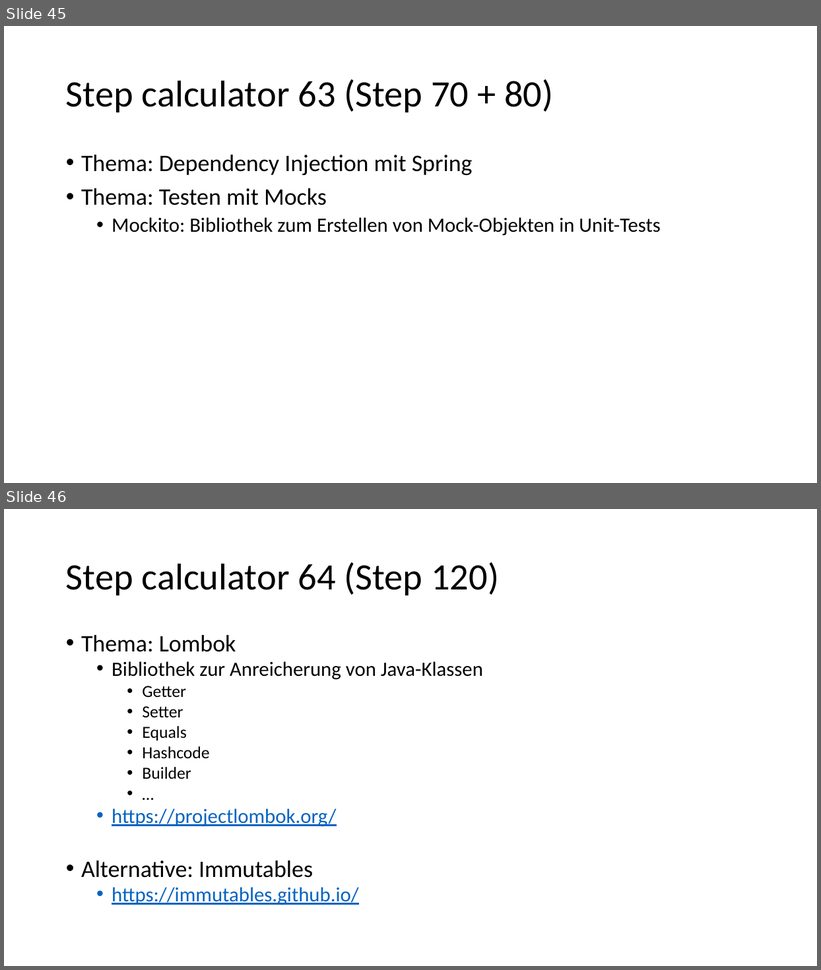
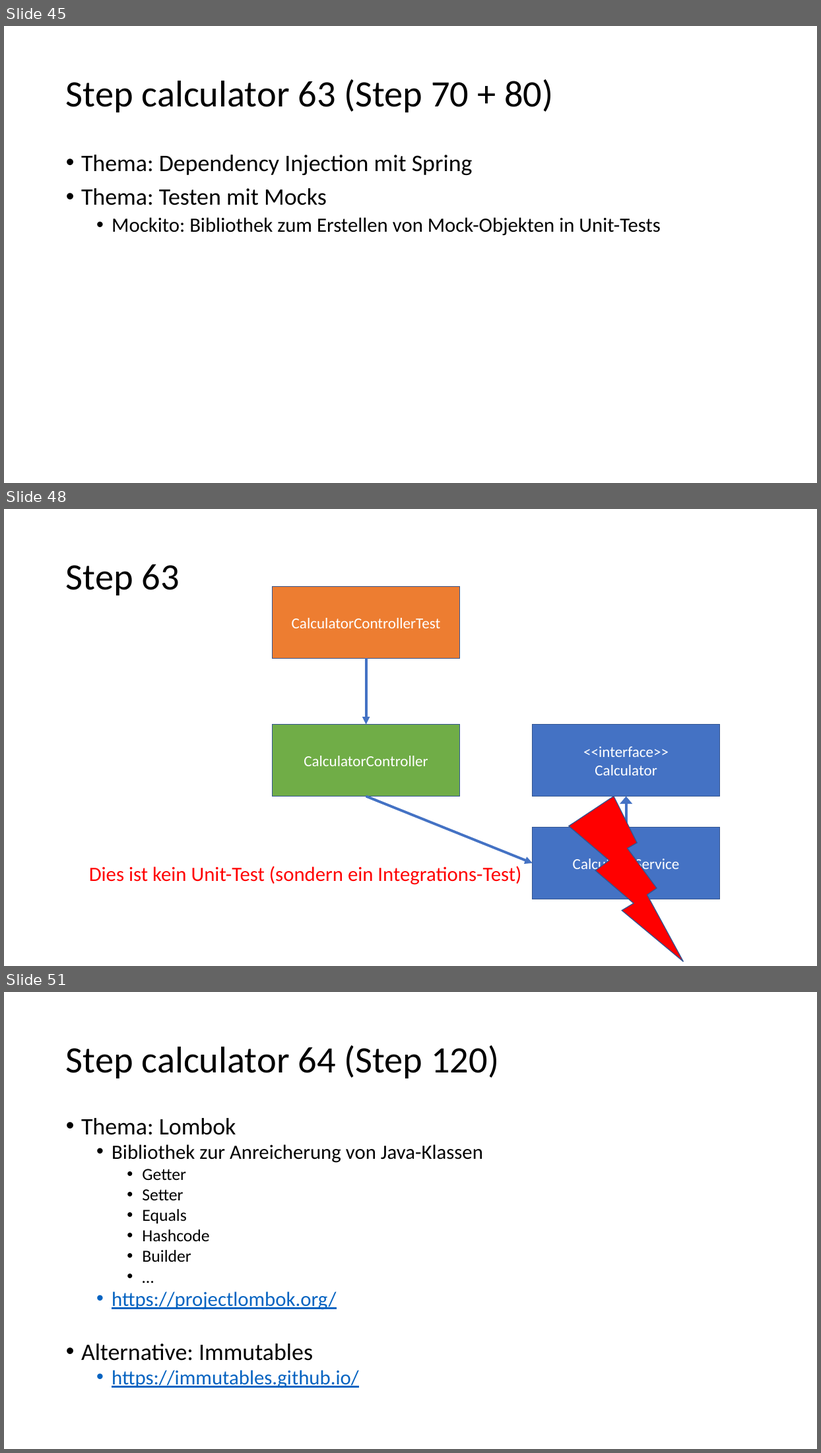
Before and after one commit to igeldo/PR4-SoSe23, a slide deck: Java-Starter.pptx. Shown one above the other, each under a label of ours: slides 45 and 46 before the commit, slides 45, 48 and 51 after it; the slides between them are not shown. The pictures are 821x970 and 821x1453 pixels, drawn with LibreOffice and Linux fonts; fonts in the diff are those of the drawing. Boxes give left, top, right and bottom in pixels: in the first picture for what was removed or moved away, otherwise in the second. Text is boxed around its words. In the diff, an @@ line names an element or a change of style, - is before the commit and + after.

```diff
--- a/Java-Starter.pptx
+++ b/Java-Starter.pptx
@@ slide 48 added at [4,509,817,966], background #FFFFFF @@
@@ title added at [66,564,180,595], 44 pt, text #000000 @@
+Step 63
@@ rectangle added at [273,586,459,658], fill #ED7D31, outline #325491 1 pt, 18 pt, text #FFFFFF @@
+CalculatorControllerTest
@@ arrow added from (366, 658) to (366, 725), #4472C4 3 pt @@
@@ rectangle added at [273,725,459,797], fill #70AD47, outline #325491 1 pt, 18 pt, text #FFFFFF @@
+CalculatorController
@@ rectangle added at [533,725,720,797], fill #4472C4, outline #325491 1 pt, 18 pt, text #FFFFFF @@
+<<interface>>
+Calculator
@@ arrow added from (366, 796) to (533, 863), #4472C4 3 pt @@
@@ lightning bolt added at [569,796,684,962], fill #FF0000, outline #325491 1 pt @@
@@ arrow added from (626, 827) to (626, 796), #4472C4 3 pt @@
@@ rectangle added at [533,827,720,900], fill #4472C4, outline #325491 1 pt, 18 pt, text #FFFFFF @@
+CalculatorService
@@ text added at [89,866,521,885], 24 pt, text #FF0000 @@
+Dies ist kein Unit-Test (sondern ein Integrations-Test)
@@ what was slide 46 is now slide 51 @@
```
Also in this commit, not shown: 4 slides changed, 5 other slides added.
